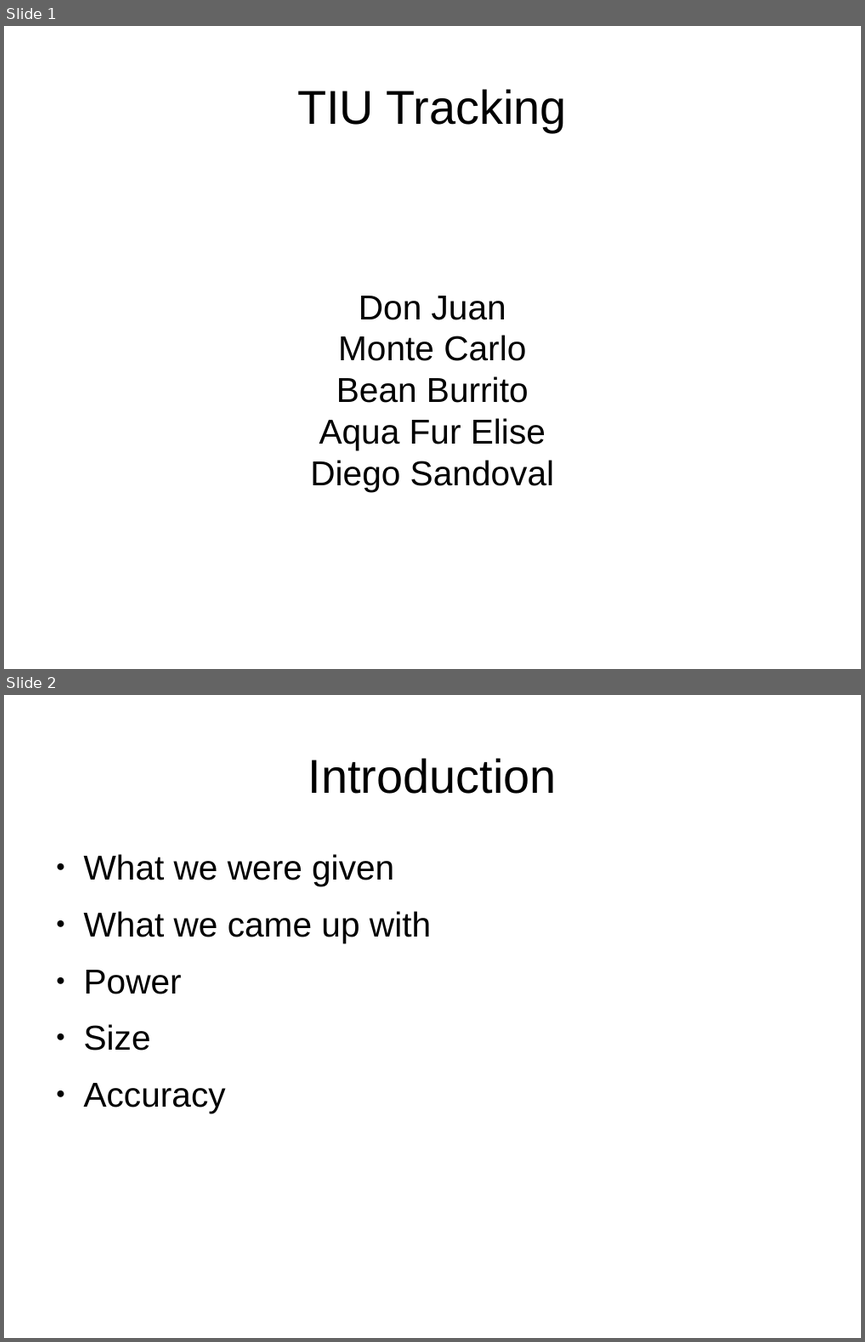
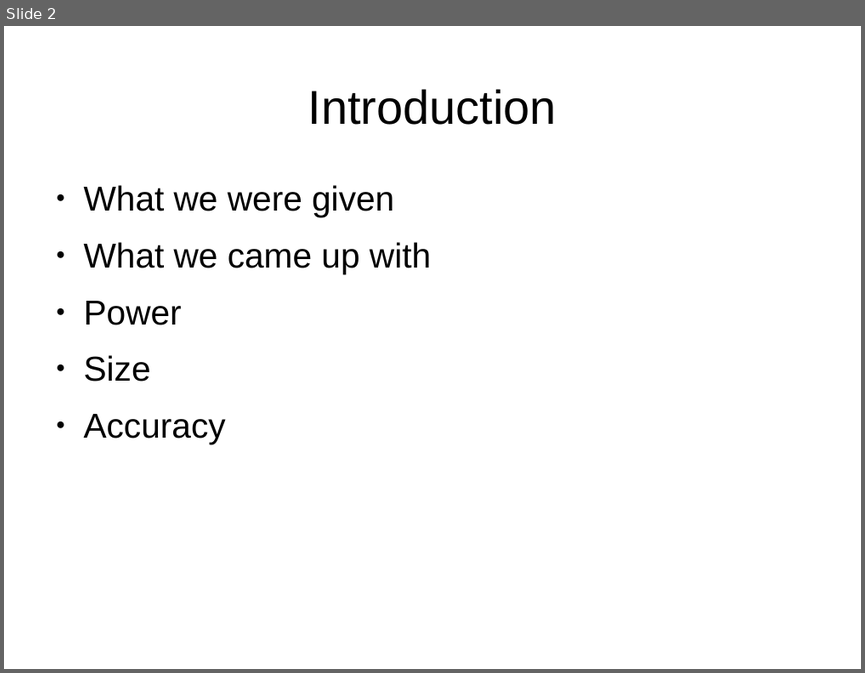
Before and after one commit to jolleekin/tiu-tracking, a slide deck: Docs/presentation_outline_v0.1.odp. Shown one above the other, each under a label of ours: slides 1 and 2 before the commit, slide 2 after it. The pictures are 865x1342 and 865x673 pixels, drawn with LibreOffice and Linux fonts; fonts in the diff are those of the drawing. Boxes give left, top, right and bottom in pixels: in the first picture for what was removed or moved away, otherwise in the second. Text is boxed around its words. In the diff, an @@ line names an element or a change of style, - is before the commit and + after.

```diff
--- a/Docs/presentation_outline_v0.1.odp
+++ b/Docs/presentation_outline_v0.1.odp
@@ slide 1 removed at (4, 26, 861, 669), background #FFFFFF @@
@@ title removed at (297, 89, 567, 132) @@
-TIU Tracking
@@ subtitle removed at (310, 295, 554, 491) @@
-Don Juan
-Monte Carlo
-Bean Burrito
-Aqua Fur Elise
-Diego Sandoval
```
Also in this commit, not shown: 2 slides changed, 4 slides added, 1 other slide removed.
